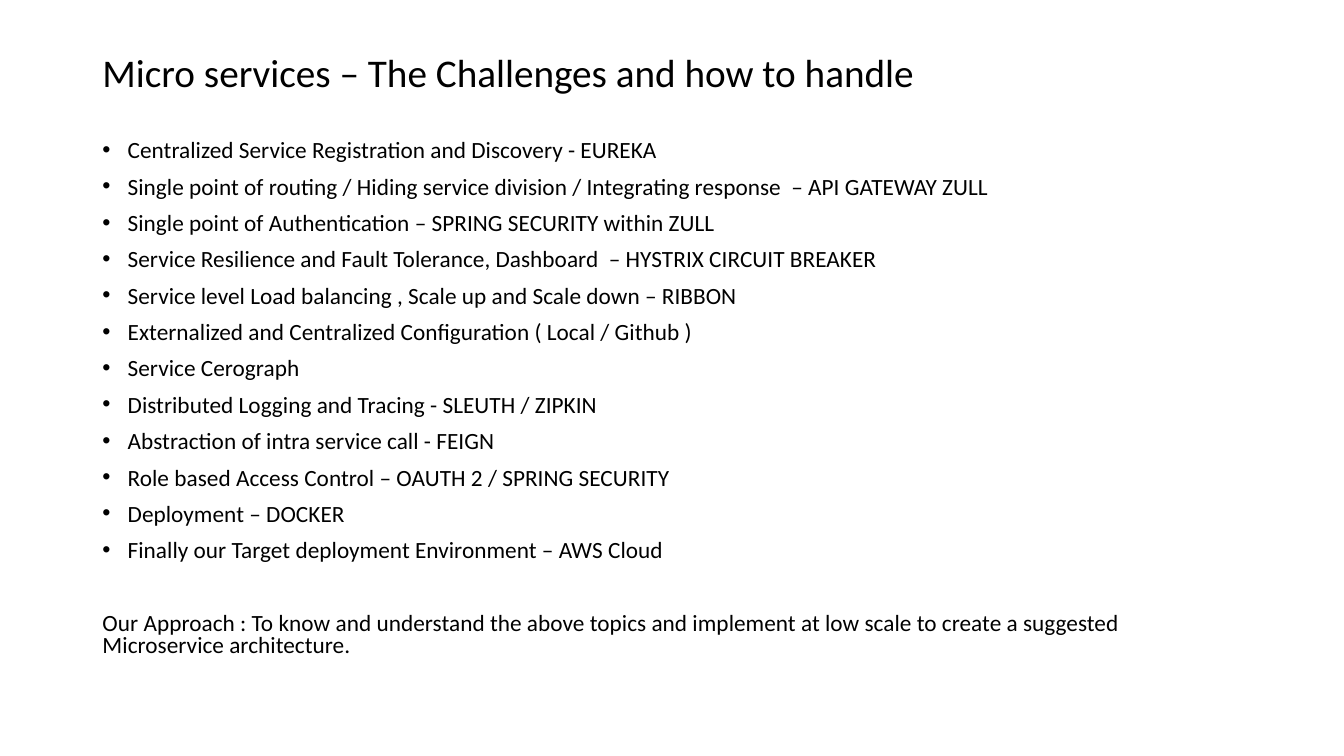
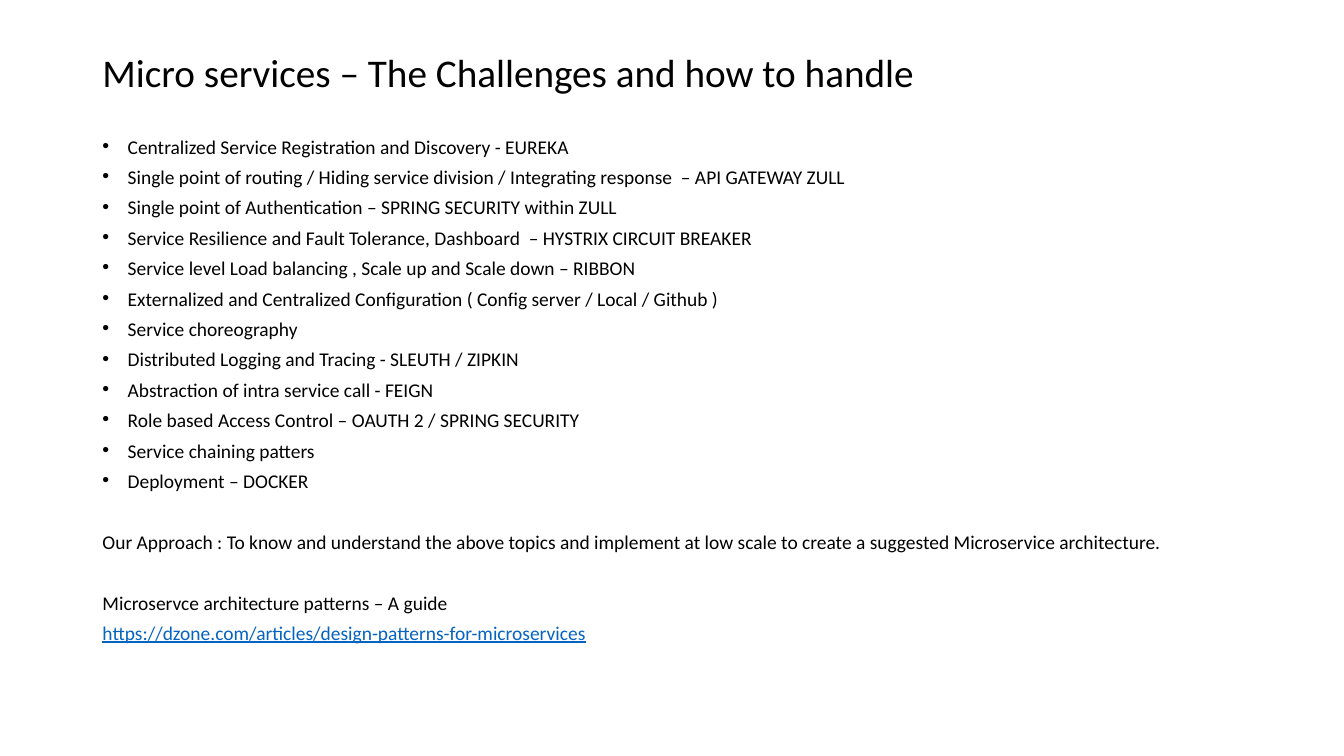
Before and after one commit to krishmetalhead/microservices, a slide deck: slide 2 of Microservice_Architecture_Defined.pptx. Drawn at 1344x756 pixels with LibreOffice and Linux fonts; fonts in the diff are those of the drawing. Boxes give left, top, right and bottom in pixels: in the first picture for what was removed or moved away, otherwise in the second. Text is boxed around its words. In the diff, an @@ line names an element or a change of style, - is before the commit and + after.

```diff
--- a/Microservice_Architecture_Defined.pptx
+++ b/Microservice_Architecture_Defined.pptx
@@ text at (102, 140, 1160, 553): size 16.6 to 13.9 pt in "Centralized Service Registration and Discovery - EUREKA", "Single point of routing / Hiding service ...", "Single point of Authentication – SPRING SECURITY ...", "Service Resilience and Fault Tolerance, Dashboard – ..." and 6 more places; line spacing 0.8 to 0.7 @@
@@ text at (128, 292, 708, 340): text changed; size 16.6 to 13.9 pt @@
-• Externalized and Centralized Configuration ( Local / Github )
-• Service Cerograph
+• Externalized and Centralized Configuration ( Config server / Local / Github )
+• Service choreography
@@ text at (128, 444, 314, 462): paragraph added @@
+• Service chaining patters
@@ text at (128, 542, 663, 562): paragraph removed @@
-• Finally our Target deployment Environment – AWS Cloud
@@ text at (102, 596, 585, 644): paragraphs added @@
+Microservce architecture patterns – A guide
+https://dzone.com/articles/design-patterns-for-microservices
```
Also in this commit, not shown: 5 other slides changed, 6 slides added, 3 slides removed.
